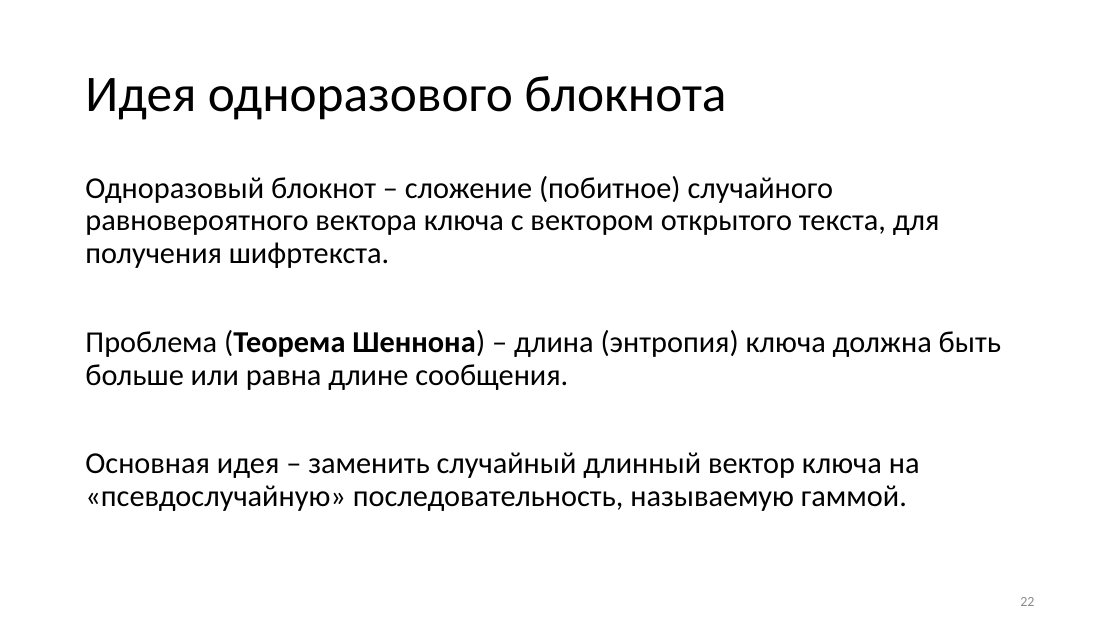
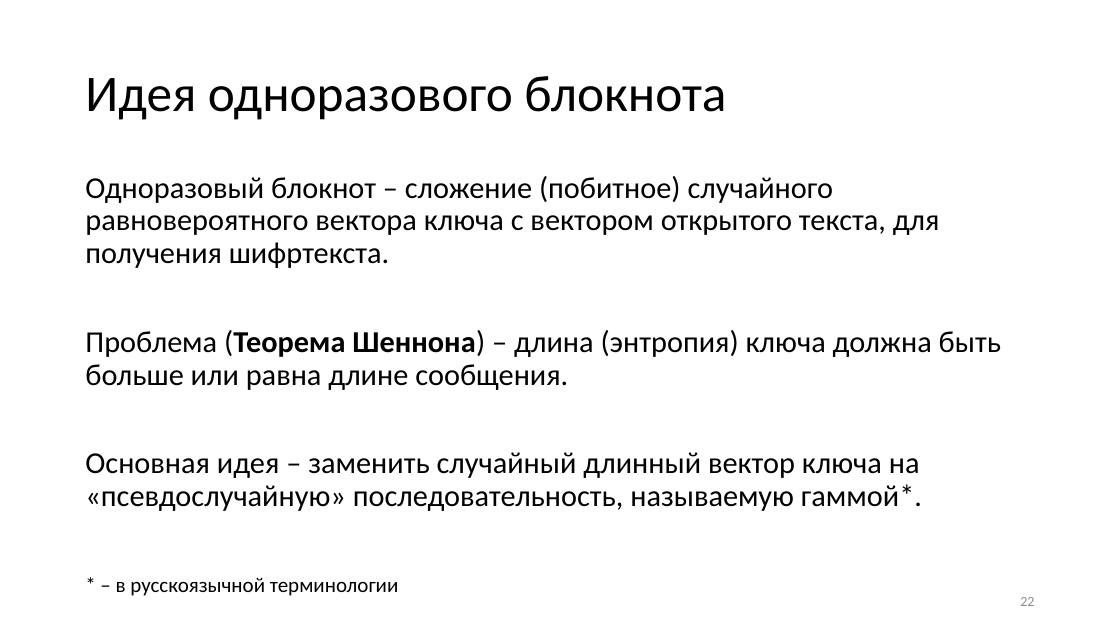
Before and after one commit to CryptoCourse/CryptoLectures, a slide deck: slide 22 of Lectures/Lecture2.pptx. Drawn at 1120x630 pixels with LibreOffice and Linux fonts; fonts in the diff are those of the drawing. Boxes give left, top, right and bottom in pixels: in the first picture for what was removed or moved away, otherwise in the second. Text is boxed around its words. In the diff, an @@ line names an element or a change of style, - is before the commit and + after.

```diff
--- a/Lectures/Lecture2.pptx
+++ b/Lectures/Lecture2.pptx
@@ text at [85,452,922,511]: text changed @@
-Основная идея – заменить случайный длинный вектор ключа на «псевдослучайную» последовательность, называемую гаммой.
+Основная идея – заменить случайный длинный вектор ключа на «псевдослучайную» последовательность, называемую гаммой*.
@@ text added at [116,577,399,596], 18 pt, text #000000 @@
+* – в русскоязычной терминологии
```
Also in this commit, not shown: 11 other slides changed, 1 slide added, 1 other file.
